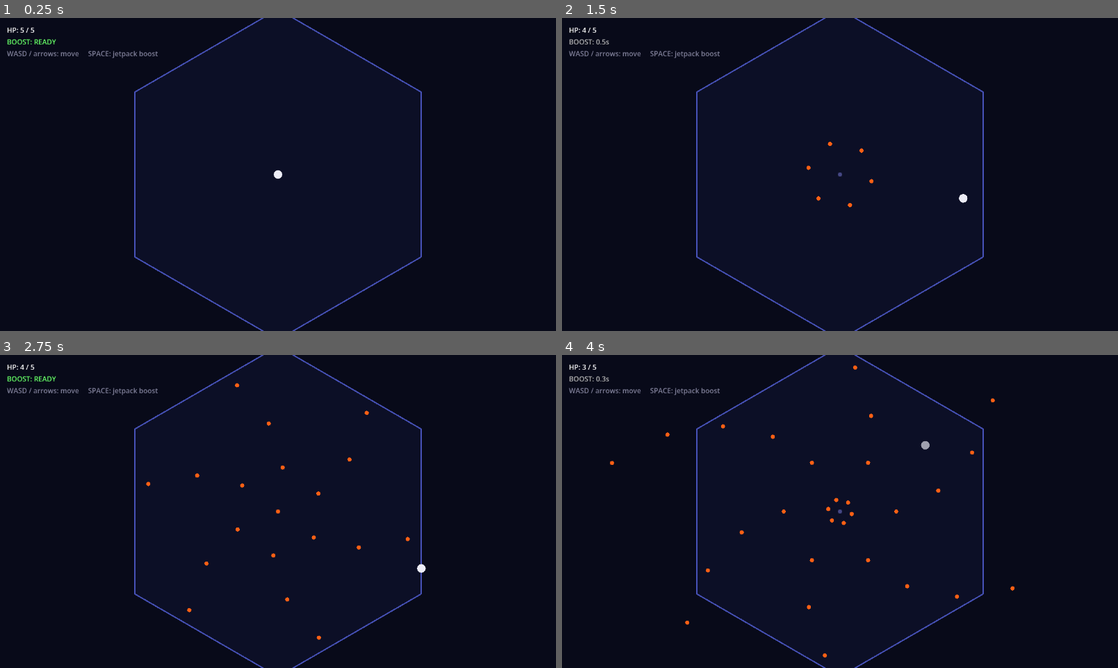
Above: before the commit, frames 1-4 (two rows, left to right).
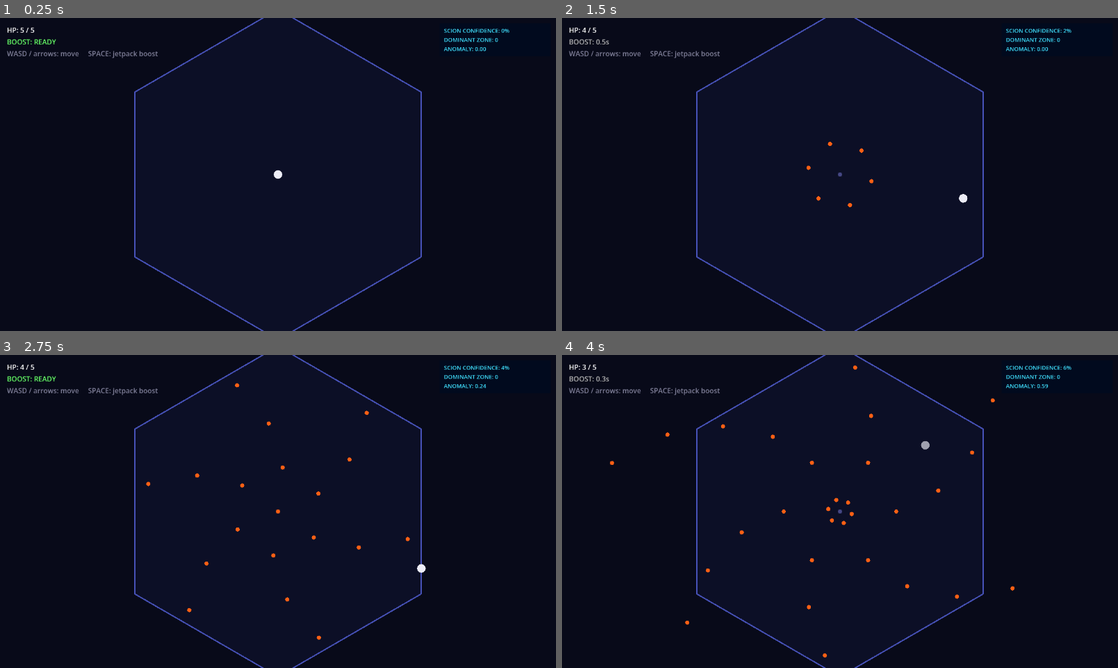
Above: after the commit, the same moments.

Repository: PipInMyDip/kaleo-drift
Game: Godot game, scene res://scenes/arena/arena.tscn
Same seed, same stepped clock (60 frames per second), same inputs: the game is played once before the commit and once after it.
Inputs:
- Up to frame 1 (0.25 s): no input
- Up to frame 2 (1.5 s): tap Enter at 0.5 s; hold D 0.53-1.28 s; tap Space at 0.77 s; hold S from 1.28 s (still down)
- Up to frame 3 (2.75 s): tap Space at 1.52 s; release S at 2.03 s; hold D from 2.03 s (still down)
- Up to frame 4 (4 s): release D at 2.78 s; hold W 2.78-3.53 s; tap Space at 3.02, 3.77 s; hold A from 3.53 s (still down)

The runs differ from the first frame. In frame 1, 0.3% of the frame differs, in the area x 79-92%, y 3-11%; in frame 2, 0.3%; in frame 3, 0.3%; in frame 4, 0.3%.

Commit message:
SCION ML system - confidence tracking, zone bias, dodge prediction, debug overlay
Co-Authored-By: Claude Sonnet 4.6 <noreply@anthropic.com>

Diff:
--- a/project.godot
+++ b/project.godot
@@ -25,6 +25,10 @@
 
 3d/physics_engine="Jolt Physics"
 
+[autoload]
+
+SCIONTracker="*res://scion_tracker.gd"
+
 [rendering]
 
 rendering_device/driver.windows="d3d12"
--- a/scenes/bullets/bullet.gd
+++ b/scenes/bullets/bullet.gd
@@ -2,6 +2,10 @@
 
 var _dir   := Vector2.RIGHT
 var _speed := 200.0
+
+var _near_miss_done: bool = false
+var _player        : Node = null
+
 
 func _ready() -> void:
 	add_to_group("bullets")
@@ -10,9 +14,15 @@
 	_build()
 	area_entered.connect(_hit)
 
+	var g := get_tree().get_nodes_in_group("player")
+	if g.size() > 0:
+		_player = g[0]
+
+
 func init(direction: Vector2, speed: float) -> void:
 	_dir   = direction
 	_speed = speed
+
 
 func _build() -> void:
 	var vis := Polygon2D.new()
@@ -26,10 +36,19 @@
 	cs.shape = shape
 	add_child(cs)
 
+
 func _process(delta: float) -> void:
 	position += _dir * _speed * delta
 	if position.length() > 700.0:
 		queue_free()
+		return
+
+	# Notify SCION when bullet passes within 120px — records dodge direction
+	if not _near_miss_done and is_instance_valid(_player):
+		if position.distance_to(_player.position) < 120.0:
+			_near_miss_done = true
+			SCIONTracker.record_near_miss(_player.velocity)
+
 
 func _hit(area: Area2D) -> void:
 	if area.is_in_group("player_hitbox"):
@@ -38,6 +57,7 @@
 			p.take_damage()
 		queue_free()
 
+
 func _circ(r: float, n: int) -> PackedVector2Array:
 	var pts := PackedVector2Array()
 	for i in range(n):
--- a/scenes/bullets/bullet_emitter.gd
+++ b/scenes/bullets/bullet_emitter.gd
@@ -1,7 +1,9 @@
 extends Node2D
 
-# Rotating radial burst — 6 bullets per burst, pattern rotates 12° each shot.
-# Classic bullet-hell readability: clear to dodge, satisfying to thread.
+# Rotating radial burst with SCION-adaptive behavior at higher confidence.
+#   < 0.3  confidence: standard rotating radial pattern
+#   0.3–0.6 confidence: weights bullets toward player's most-occupied zones
+#   > 0.6  confidence: half bullets lead toward predicted player position
 
 const BULLET_SCENE  := preload("res://scenes/bullets/bullet.tscn")
 const FIRE_INTERVAL := 0.55
@@ -9,23 +11,97 @@
 const BULLET_SPEED  := 185.0
 
 var _container: Node2D
-var _timer := 0.0
-var _angle := 0.0
+var _timer    : float = 0.0
+var _angle    : float = 0.0
+
 
 func _ready() -> void:
 	_container = get_parent().get_node("Bullets")
+
 
 func _process(delta: float) -> void:
 	_timer += delta
 	if _timer >= FIRE_INTERVAL:
 		_timer -= FIRE_INTERVAL
-		_burst()
+		_fire()
 		_angle += deg_to_rad(12.0)
 
-func _burst() -> void:
+
+func _fire() -> void:
+	var player := _find_player()
+	var conf   := SCIONTracker.confidence
+
+	SCIONTracker.notify_bullet_spawned(player.velocity if player else Vector2.ZERO)
+
+	if conf < 0.3 or player == null:
+		_burst_radial()
+	elif conf < 0.6:
+		_burst_zone_biased()
+	else:
+		_burst_leading(player)
+
+
+# ---- Confidence < 0.3: classic rotating radial ----
+
+func _burst_radial() -> void:
 	for i in range(BULLET_COUNT):
-		var a   := _angle + TAU * i / BULLET_COUNT
-		var dir := Vector2(cos(a), sin(a))
-		var b   := BULLET_SCENE.instantiate()
-		b.init(dir, BULLET_SPEED)
-		_container.add_child(b)
+		var a := _angle + TAU * float(i) / float(BULLET_COUNT)
+		_spawn(Vector2(cos(a), sin(a)), BULLET_SPEED)
+
+
+# ---- Confidence 0.3–0.6: bias toward player's most-used zones ----
+# Cuts off the escape routes the player habitually relies on.
+
+func _burst_zone_biased() -> void:
+	for _i in range(BULLET_COUNT):
+		var zone := _sample_zone_weighted()
+		# Center angle of this zone; add random spread within ±11°
+		var a := float(zone) * TAU / 6.0 + randf_range(-0.20, 0.20)
+		_spawn(Vector2(cos(a), sin(a)), BULLET_SPEED)
+
+
+func _sample_zone_weighted() -> int:
+	var weights : Array = SCIONTracker.zone_weights
+	var r       := randf()
+	var cumul   := 0.0
+	for i in range(weights.size()):
+		cumul += float(weights[i])
+		if r <= cumul:
+			return i
+	return weights.size() - 1
+
+
+# ---- Confidence > 0.6: lead shots aimed at predicted player position ----
+# Half the burst leads; half keeps the radial pressure.
+
+func _burst_leading(player: Node) -> void:
+	var pred : Vector2 = player.position + player.velocity * 0.4
+	if pred.length_squared() < 1.0:
+		pred = player.position
+	if pred.length_squared() < 1.0:
+		_burst_radial()
+		return
+
+	var lead_dir := pred.normalized()
+	var half     := BULLET_COUNT / 2
+
+	for i in range(BULLET_COUNT):
+		if i < half:
+			var dir := lead_dir.rotated(randf_range(-0.22, 0.22))
+			_spawn(dir, BULLET_SPEED * 1.15)
+		else:
+			var a := _angle + TAU * float(i) / float(BULLET_COUNT)
+			_spawn(Vector2(cos(a), sin(a)), BULLET_SPEED)
+
+
+# ---- Helpers ----
+
+func _spawn(dir: Vector2, speed: float) -> void:
+	var b := BULLET_SCENE.instantiate()
+	b.init(dir, speed)
+	_container.add_child(b)
+
+
+func _find_player() -> Node:
+	var g := get_tree().get_nodes_in_group("player")
+	return g[0] if g.size() > 0 else null
--- /dev/null
+++ b/scion_tracker.gd
@@ -0,0 +1,250 @@
+extends Node
+
+# SCION behavioral tracking — learns the player's movement patterns in real time.
+# Autoload singleton: SCIONTracker
+
+const CONFIDENCE_TARGET : float = 700.0
+const ZONE_COUNT        : int   = 6
+const WINDOW_SIZE       : int   = 30
+const LATENCY_TIMEOUT   : float = 3.0
+const SAMPLE_INTERVAL   : float = 0.1
+const NEAR_MISS_RADIUS  : float = 120.0
+
+# --- Public state ---
+var confidence      : float = 0.0
+var anomaly_score   : float = 0.0
+var aggression_index: float = 0.0  # placeholder — populated in a future session
+
+# Zone tracking: time spent and normalized weight per zone
+var zone_time    : Array = [0.0, 0.0, 0.0, 0.0, 0.0, 0.0]
+var zone_weights : Array = [1.0/6.0, 1.0/6.0, 1.0/6.0, 1.0/6.0, 1.0/6.0, 1.0/6.0]
+
+# Dodge signature: cardinal direction counts
+var dodge_counts : Dictionary = {"left": 0, "right": 0, "up": 0, "down": 0}
+
+# Response latency samples (seconds)
+var response_latencies : Array = []
+
+# --- Internal ---
+var _total_samples : int    = 0
+var _recent_actions: Array  = []   # sliding window of recent action strings
+var _last_zone     : int    = -1
+var _zone_timer    : float  = 0.0
+
+var _lat_pending  : bool    = false
+var _lat_start    : float   = 0.0
+var _lat_baseline : Vector2 = Vector2.ZERO
+var _lat_timeout  : float   = 0.0
+
+var _canvas: CanvasLayer
+var _label : Label
+
+
+func _ready() -> void:
+	_build_overlay()
+
+
+func _process(delta: float) -> void:
+	var player := _find_player()
+	if player == null:
+		return
+	_tick_zones(player, delta)
+	_tick_latency(player, delta)
+	_refresh_overlay()
+
+
+# ------------------------------------------------------------------ #
+#  Player lookup
+# ------------------------------------------------------------------ #
+
+func _find_player() -> Node:
+	var g := get_tree().get_nodes_in_group("player")
+	return g[0] if g.size() > 0 else null
+
+
+# ------------------------------------------------------------------ #
+#  1. Positional bias — 6 hex zones
+# ------------------------------------------------------------------ #
+
+func _tick_zones(player: Node, delta: float) -> void:
+	_zone_timer += delta
+	if _zone_timer < SAMPLE_INTERVAL:
+		return
+	_zone_timer = 0.0
+
+	var z := _zone_of(player.position)
+	zone_time[z] = float(zone_time[z]) + 1.0
+	_add_sample()
+
+	if z != _last_zone and _last_zone >= 0:
+		_push_action("z%d" % z)
+	_last_zone = z
+
+	var total := 0.0
+	for t in zone_time:
+		total += float(t)
+	if total > 0.0:
+		for i in range(ZONE_COUNT):
+			zone_weights[i] = float(zone_time[i]) / total
+
+
+# Divides the arena into 6 angular sectors matching the hex vertex angles.
+# Zone 0 is centered on the right (0°), zones increase counter-clockwise.
+func _zone_of(pos: Vector2) -> int:
+	var a := fmod(atan2(pos.y, pos.x) + TAU + deg_to_rad(30.0), TAU)
+	return int(a / (TAU / float(ZONE_COUNT))) % ZONE_COUNT
+
+
+func get_dominant_zone() -> int:
+	var best := 0
+	for i in range(1, ZONE_COUNT):
+		if float(zone_weights[i]) > float(zone_weights[best]):
+			best = i
+	return best
+
+
+# ------------------------------------------------------------------ #
+#  2. Dodge signature
+# ------------------------------------------------------------------ #
+
+# Called by a bullet when it enters NEAR_MISS_RADIUS of the player.
+func record_near_miss(player_vel: Vector2) -> void:
+	if player_vel.length_squared() < 100.0:
+		return
+	var dir := _cardinal(player_vel)
+	dodge_counts[dir] = int(dodge_counts.get(dir, 0)) + 1
+	_push_action("d_" + dir)
+	_add_sample()
+
+
+func _cardinal(v: Vector2) -> String:
+	if abs(v.x) >= abs(v.y):
+		return "right" if v.x > 0.0 else "left"
+	return "down" if v.y > 0.0 else "up"
+
+
+# ------------------------------------------------------------------ #
+#  3. Response latency
+# ------------------------------------------------------------------ #
+
+# Called once per burst by the emitter; measures how long before player reacts.
+func notify_bullet_spawned(player_vel: Vector2) -> void:
+	if _lat_pending:
+		return
+	_lat_pending  = true
+	_lat_start    = Time.get_ticks_msec() / 1000.0
+	_lat_baseline = player_vel
+	_lat_timeout  = LATENCY_TIMEOUT
+
+
+func _tick_latency(player: Node, delta: float) -> void:
+	if not _lat_pending:
+		return
+	_lat_timeout -= delta
+	if _lat_timeout <= 0.0:
+		_lat_pending = false
+		return
+
+	var vel : Vector2 = player.velocity
+	if vel.length_squared() < 100.0 or _lat_baseline.length_squared() < 100.0:
+		return
+
+	# Direction changed by more than 30° — player reacted
+	var dot := _lat_baseline.normalized().dot(vel.normalized())
+	if dot < cos(deg_to_rad(30.0)):
+		var lat := Time.get_ticks_msec() / 1000.0 - _lat_start
+		response_latencies.append(lat)
+		if response_latencies.size() > 20:
+			response_latencies.pop_front()
+		_add_sample()
+		_lat_pending = false
+
+
+func get_avg_latency() -> float:
+	if response_latencies.is_empty():
+		return 0.0
+	var s := 0.0
+	for l in response_latencies:
+		s += float(l)
+	return s / float(response_latencies.size())
+
+
+# ------------------------------------------------------------------ #
+#  4. Aggression index — placeholder
+# ------------------------------------------------------------------ #
+# Future: updated each encounter with damage-dealt-per-second average.
+
+
+# ------------------------------------------------------------------ #
+#  5. Anomaly score
+# ------------------------------------------------------------------ #
+
+func _push_action(action: String) -> void:
+	_recent_actions.append(action)
+	if _recent_actions.size() > WINDOW_SIZE:
+		_recent_actions.pop_front()
+	if _recent_actions.size() < 5:
+		return
+
+	var count := 0
+	for a in _recent_actions:
+		if a == action:
+			count += 1
+
+	# Novelty: 1 when action is completely new, 0 when player only does this
+	var novelty := 1.0 - float(count) / float(_recent_actions.size())
+	anomaly_score = lerp(anomaly_score, novelty, 0.15)
+
+
+# ------------------------------------------------------------------ #
+#  Confidence — grows with data, reaches 1.0 at ~700 samples
+# ------------------------------------------------------------------ #
+
+func _add_sample() -> void:
+	_total_samples += 1
+	confidence = min(1.0, float(_total_samples) / CONFIDENCE_TARGET)
+
+
+# ------------------------------------------------------------------ #
+#  Debug overlay — top-right corner, temporary testing display
+# ------------------------------------------------------------------ #
+
+func _build_overlay() -> void:
+	_canvas = CanvasLayer.new()
+	_canvas.layer = 100
+	add_child(_canvas)
+
+	var bg := ColorRect.new()
+	bg.color = Color(0.0, 0.04, 0.12, 0.82)
+	bg.set_anchor(SIDE_LEFT,   1.0)
+	bg.set_anchor(SIDE_TOP,    0.0)
+	bg.set_anchor(SIDE_RIGHT,  1.0)
+	bg.set_anchor(SIDE_BOTTOM, 0.0)
+	bg.offset_left   = -268.0
+	bg.offset_top    =  12.0
+	bg.offset_right  = -12.0
+	bg.offset_bottom =  88.0
+	_canvas.add_child(bg)
+
+	_label = Label.new()
+	_label.set_anchor(SIDE_LEFT,   1.0)
+	_label.set_anchor(SIDE_TOP,    0.0)
+	_label.set_anchor(SIDE_RIGHT,  1.0)
+	_label.set_anchor(SIDE_BOTTOM, 0.0)
+	_label.offset_left   = -258.0
+	_label.offset_top    =  20.0
+	_label.offset_right  = -18.0
+	_label.offset_bottom =  82.0
+	_label.add_theme_color_override("font_color", Color(0.25, 0.88, 1.0))
+	_label.add_theme_font_size_override("font_size", 13)
+	_canvas.add_child(_label)
+
+
+func _refresh_overlay() -> void:
+	if _label == null:
+		return
+	_label.text = "SCION CONFIDENCE: %d%%\nDOMINANT ZONE: %d\nANOMALY: %.2f" % [
+		int(confidence * 100.0),
+		get_dominant_zone(),
+		anomaly_score,
+	]
